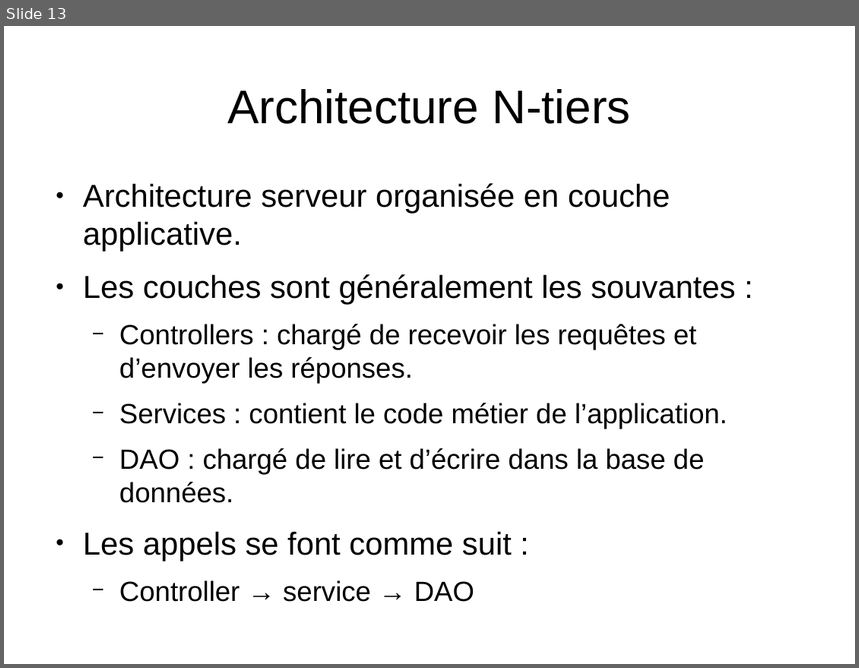
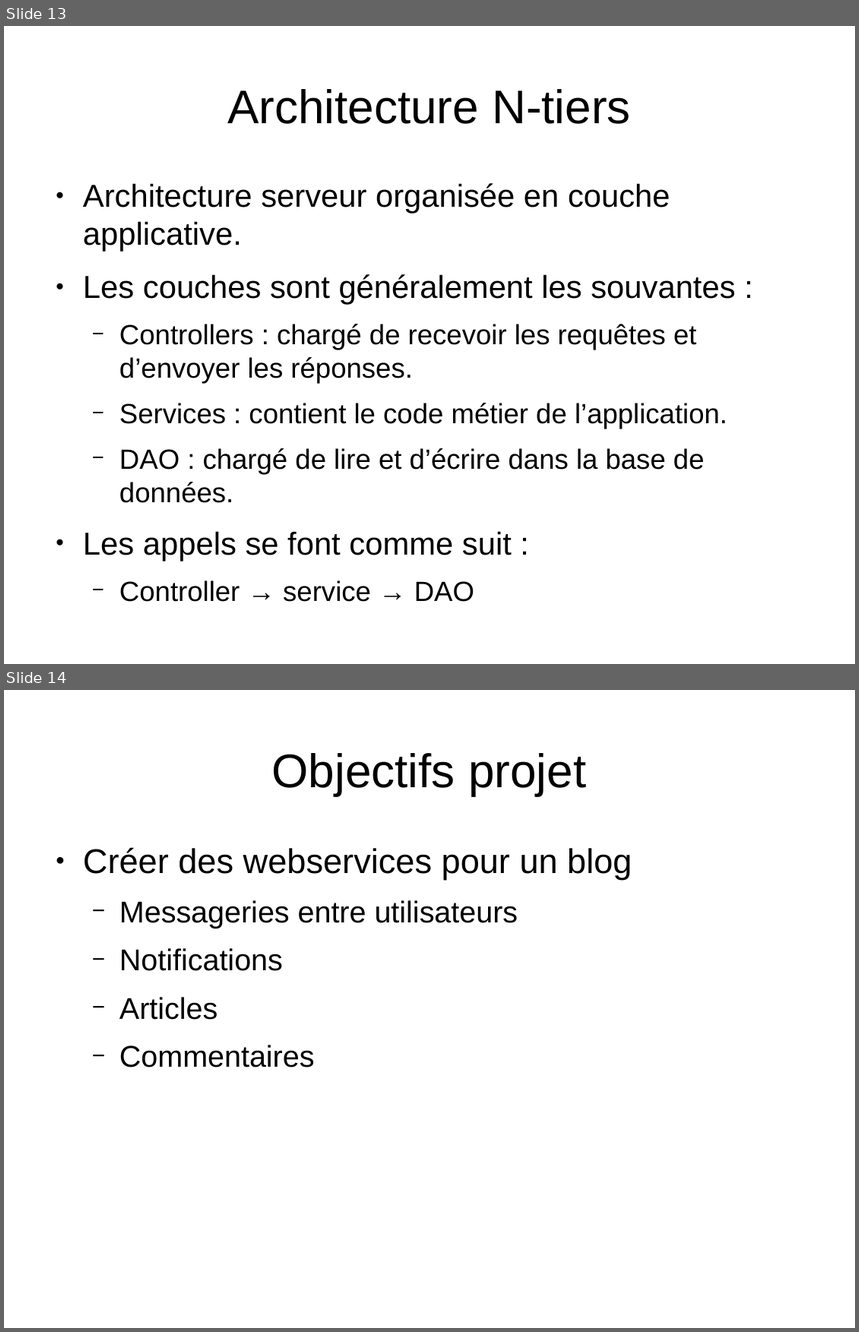
Before and after one commit to simvetanylen/formation_python, a slide deck: presentation/diapos.odp. Shown one above the other, each under a label of ours: slide 13 before the commit, slides 13 and 14 after it. The pictures are 859x668 and 859x1332 pixels, drawn with LibreOffice and Linux fonts; fonts in the diff are those of the drawing. Boxes give left, top, right and bottom in pixels: in the first picture for what was removed or moved away, otherwise in the second. Text is boxed around its words. In the diff, an @@ line names an element or a change of style, - is before the commit and + after.

```diff
--- a/presentation/diapos.odp
+++ b/presentation/diapos.odp
@@ slide 14 added at [4,690,855,1328], background #FFFFFF @@
@@ title added at [272,753,586,796], 44 pt, text #000000 @@
+Objectifs projet
@@ text added at [83,847,632,1068], 28 pt, text #000000 @@
+● Créer des webservices pour un blog
+  − Messageries entre utilisateurs
+  − Notifications
+  − Articles
+  − Commentaires
```
Also in this commit, not shown: 1 slide changed, 1 other slide added, 2 other files.
